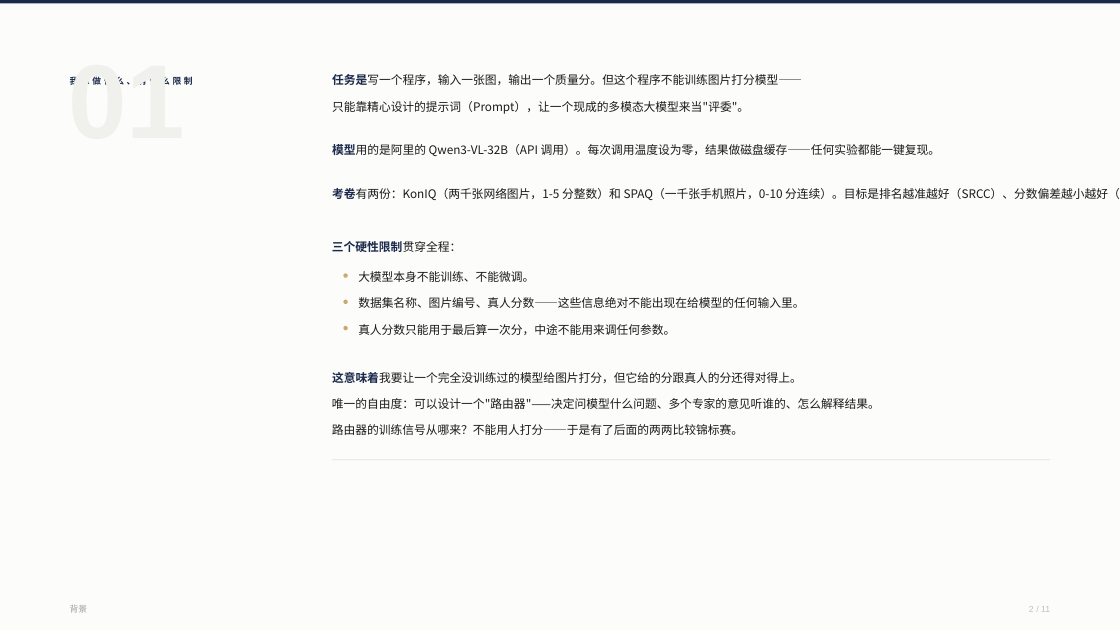
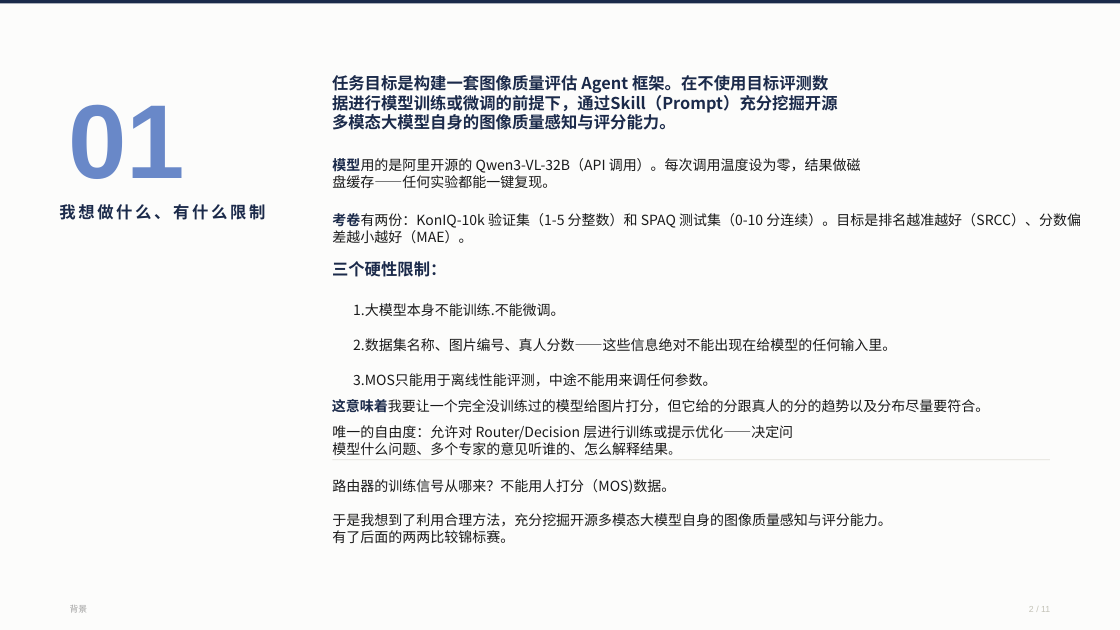
Before and after one commit to zz2cc/iqa-agent-framework, a slide deck: slide 2 of docs/汇报_swiss.pptx. Drawn at 1120x630 pixels with LibreOffice and Linux fonts; fonts in the diff are those of the drawing. Boxes give left, top, right and bottom in pixels: in the first picture for what was removed or moved away, otherwise in the second. Text is boxed around its words. In the diff, an @@ line names an element or a change of style, - is before the commit and + after.

```diff
--- a/docs/汇报_swiss.pptx
+++ b/docs/汇报_swiss.pptx
@@ text "01": place and size @@
-text "01" at <box>68,76,185,85</box>
+text "01" at <box>68,104,185,179</box>
@@ text "01" at <box>68,104,185,179</box>: text colour #F0F0ED to #6988C8 @@
@@ text at <box>332,75,838,130</box>: text changed; size 10.1 to 14 pt; text colour #1A1A1A to #1B2A4A; bold on @@
-任务是写一个程序，输入一张图，输出一个质量分。但这个程序不能训练图片打分模型——
+任务目标是构建一套图像质量评估 Agent 框架。在不使用目标评测数据进行模型训练或微调的前提下，通过Skill（Prompt）充分挖掘开源多模态大模型自身的图像质量感知与评分能力。
@@ text at <box>332,158,861,188</box>: text changed; size 10.1 to 12 pt @@
-模型用的是阿里的 Qwen3-VL-32B（API 调用）。每次调用温度设为零，结果做磁盘缓存——任何实验都能一键复现。
+模型用的是阿里开源的 Qwen3-VL-32B（API 调用）。每次调用温度设为零，结果做磁盘缓存——任何实验都能一键复现。
@@ text "我想做什么、有什么限制": place and size @@
-text "我想做什么、有什么限制" at <box>70,76,193,85</box>
+text "我想做什么、有什么限制" at <box>59,204,265,220</box>
@@ text "我想做什么、有什么限制" at <box>59,204,265,220</box>: size 7.5 to 14 pt @@
@@ text at <box>332,213,1081,243</box>: text changed; size 10.1 to 12 pt @@
-考卷有两份：KonIQ（两千张网络图片，1-5 分整数）和 SPAQ（一千张手机照片，0-10 分连续）。目标是排名越准越好（SRCC）、分数偏差越小越好（MAE）。
+考卷有两份：KonIQ-10k 验证集（1-5 分整数）和 SPAQ 测试集（0-10 分连续）。目标是排名越准越好（SRCC）、分数偏差越小越好（MAE）。
@@ text at <box>332,261,446,277</box>: text changed; size 10.1 to 14 pt @@
-三个硬性限制贯穿全程：
+三个硬性限制：
@@ group removed at <box>332,101,749,330</box>: 3 ellipses, 1 text @@
-只能靠精心设计的提示词（Prompt），让一个现成的多模态大模型来当"评委"。
@@ text at <box>353,303,564,316</box>: text changed; size 10.1 to 12 pt @@
-大模型本身不能训练、不能微调。
+1.大模型本身不能训练.不能微调。
@@ text at <box>353,338,896,351</box>: text changed; size 10.1 to 12 pt @@
-数据集名称、图片编号、真人分数——这些信息绝对不能出现在给模型的任何输入里。
+2.数据集名称、图片编号、真人分数——这些信息绝对不能出现在给模型的任何输入里。
@@ text at <box>353,373,716,386</box>: text changed; size 10.1 to 12 pt @@
-真人分数只能用于最后算一次分，中途不能用来调任何参数。
+3.MOS只能用于离线性能评测，中途不能用来调任何参数。
@@ text at <box>332,399,989,413</box>: text changed; size 10.1 to 12 pt @@
-这意味着我要让一个完全没训练过的模型给图片打分，但它给的分跟真人的分还得对得上。
+这意味着我要让一个完全没训练过的模型给图片打分，但它给的分跟真人的分的趋势以及分布尽量要符合。
@@ text at <box>332,425,793,455</box>: text changed; size 10.1 to 12 pt @@
-唯一的自由度：可以设计一个"路由器"——决定问模型什么问题、多个专家的意见听谁的、怎么解释结果。
+唯一的自由度：允许对 Router/Decision 层进行训练或提示优化——决定问模型什么问题、多个专家的意见听谁的、怎么解释结果。
@@ text at <box>332,479,891,543</box>: text changed; size 10.1 to 12 pt @@
-路由器的训练信号从哪来？不能用人打分——于是有了后面的两两比较锦标赛。
+路由器的训练信号从哪来？不能用人打分（MOS)数据。
+于是我想到了利用合理方法，充分挖掘开源多模态大模型自身的图像质量感知与评分能力。
+有了后面的两两比较锦标赛。
```
Also in this commit, not shown: 8 other slides changed, 5 other files.
